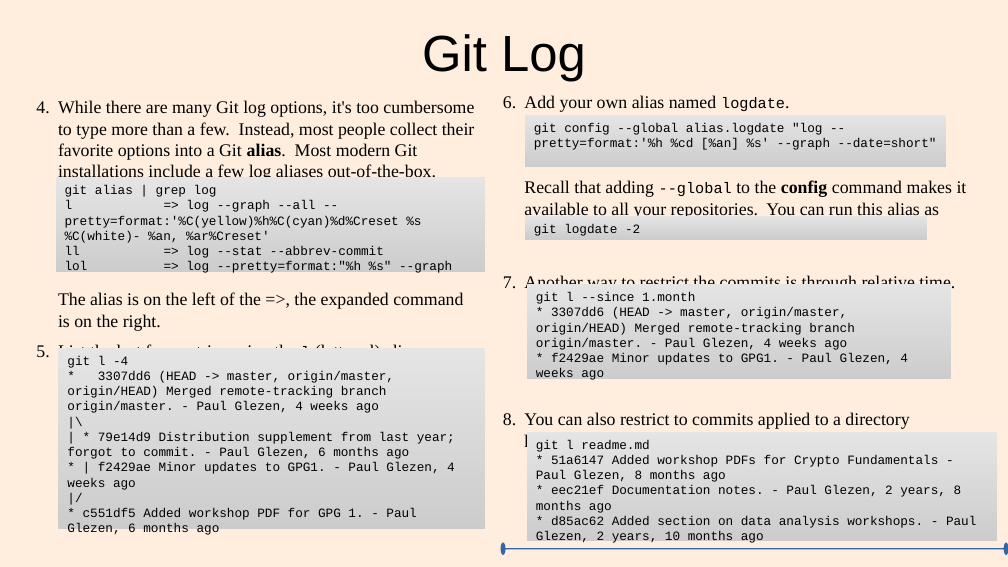
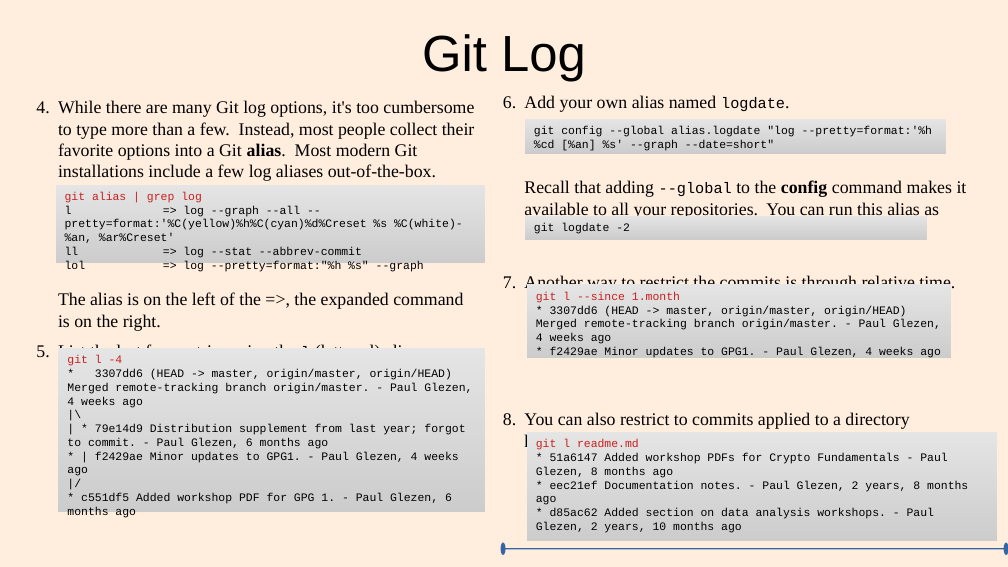
Before and after one commit to lacounty-isab/workshops, a slide deck: slide 18 of git/GitWorkshop1.odp. Drawn at 1008x567 pixels with LibreOffice and Linux fonts; fonts in the diff are those of the drawing. Boxes give left, top, right and bottom in pixels: in the first picture for what was removed or moved away, otherwise in the second. Text is boxed around its words. In the diff, an @@ line names an element or a change of style, - is before the commit and + after.

Commit message:
Fixed part 1 typos, added more merge conflict.

```diff
--- a/git/GitWorkshop1.odp
+++ b/git/GitWorkshop1.odp
@@ rectangle "git config --global alias.logdate "log ..." at (x1=525, y1=119, x2=946, y2=154): size 10 to 9 pt @@
@@ rectangle "git config --global alias.logdate "log ..." resized from (x1=525, y1=115, x2=946, y2=167) to (x1=525, y1=119, x2=946, y2=154) @@
@@ rectangle "git alias | grep log" resized from (x1=56, y1=177, x2=485, y2=273) to (x1=56, y1=185, x2=485, y2=263) @@
@@ rectangle "git alias | grep log" at (x1=56, y1=185, x2=485, y2=263): size 10 to 9 pt; text colour #000000 to #C9211E in "git alias | grep log" @@
@@ rectangle "git logdate -2" at (x1=525, y1=216, x2=928, y2=240): size 10 to 9 pt @@
@@ rectangle "git l --since 1.month" resized from (x1=527, y1=284, x2=951, y2=380) to (x1=527, y1=284, x2=951, y2=359) @@
@@ rectangle "git l --since 1.month" at (x1=527, y1=284, x2=951, y2=359): size 10 to 9 pt; text colour #000000 to #C9211E in "git l --since 1.month" @@
@@ rectangle "git l -4" resized from (x1=59, y1=348, x2=485, y2=529) to (x1=59, y1=348, x2=485, y2=512) @@
@@ rectangle "git l -4" at (x1=59, y1=348, x2=485, y2=512): size 10 to 9 pt; text colour #000000 to #C9211E in "git l -4" @@
@@ rectangle "git l readme.md" at (x1=527, y1=432, x2=997, y2=542): size 10 to 9 pt; text colour #000000 to #C9211E in "git l readme.md" @@
```
Also in this commit, not shown: 5 other slides changed, 1 slide added, 7 other files.
